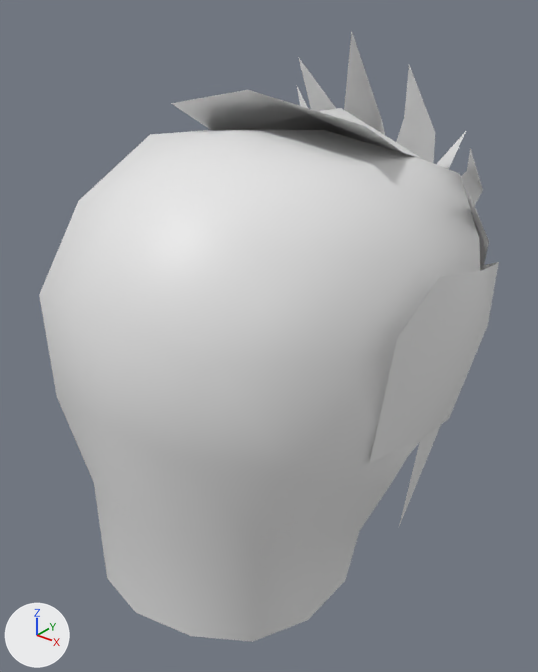
Before and after pictures for a commit that changed the glTF model assets/Converted Models/HairStyle/Human Male/Martial arts male hair 02.glb.
Rendered twice from a camera (50 mm lens) standing at (0.19, -0.227, 0.216) and looking at (0.001, 0.009, 0.07). The axes (+X, +Y, +Z) are drawn at lower left. The lights are the same throughout. The older version comes first.

Objects in the first picture: '������ͷ��02_0'.
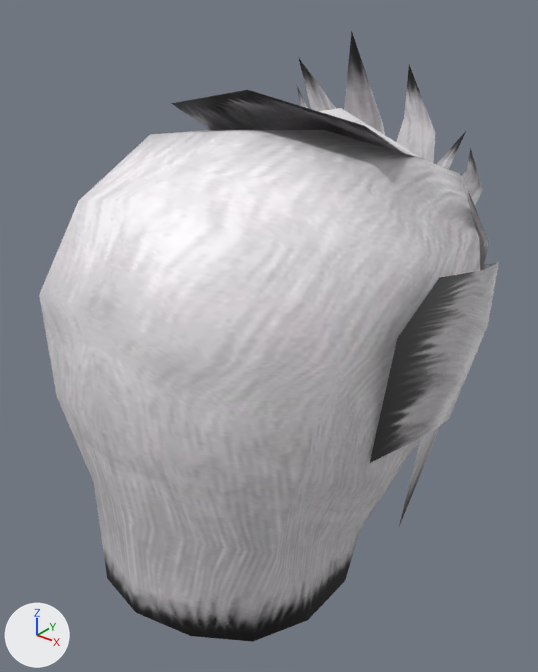
Where the change shows, as pixel boxes (x1, y1, x2, y2) in the pictures (538 x 672 px):
'������ͷ��02_0', recoloured
    both: (39, 31, 497, 642)

Edits to the bpy script that builds the scene:
```text
Add img_tex_2251939496341131144_dds:
    img_tex_2251939496341131144_dds = load_image('tex_2251939496341131144.dds', '_unpacked/tex_2251939496341131144.dds', 512, 512, 'sRGB')
Add mat_武侠男头发02_0_mat:
    mat_武侠男头发02_0_mat = principled_material('武侠男头发02_0_mat')
    mat_武侠男头发02_0_mat.texture = img_tex_2251939496341131144_dds
Change me_ͷ__02_0:
    where me_ͷ__02_0.from_pydata(...)  # 173 vertices, 197 faces; spans x -0.09..0.09, y -0.087..0.117, z -0.033..0.193
    add me_ͷ__02_0.materials.append(mat_武侠男头发02_0_mat)  # picture img_tex_2251939496341131144_dds
```
